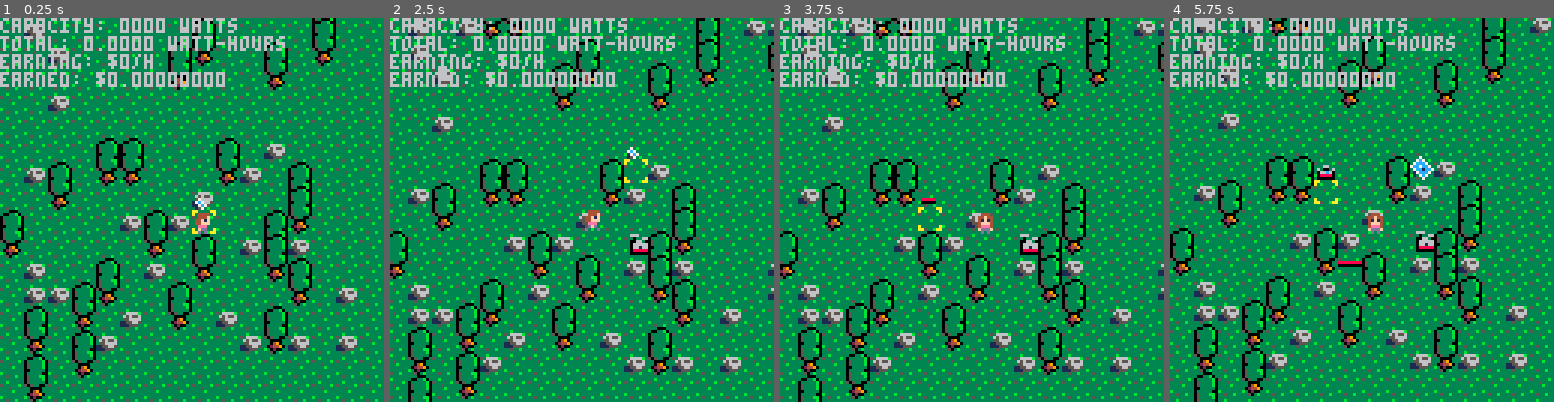
Above: before the commit, frames 1-4 (left to right).
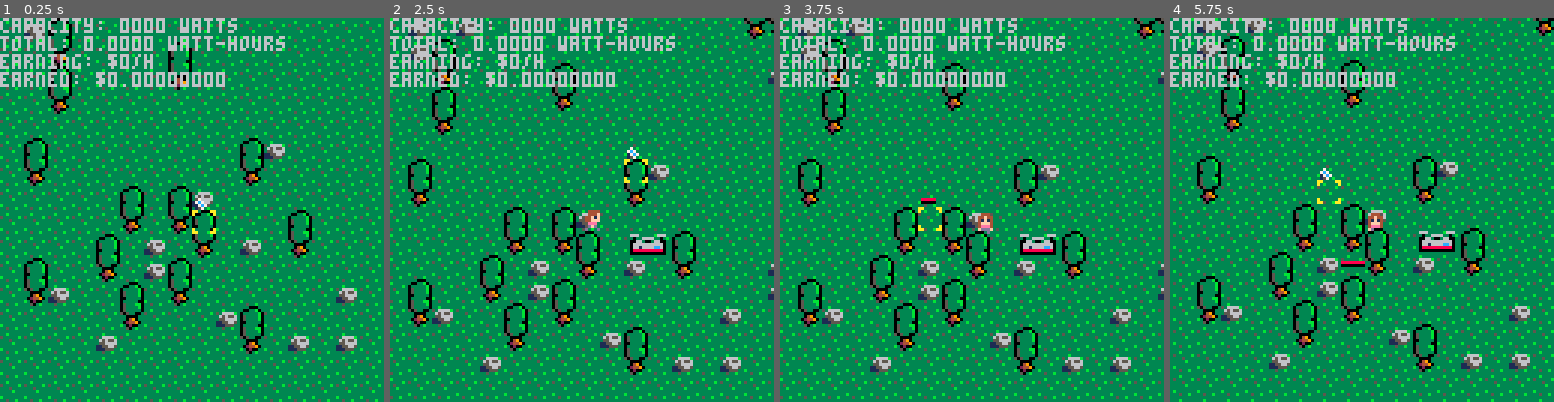
Above: after the commit, the same moments.

Repository: sargon2/pico8
Game: PICO-8 cartridge mine/solar_sally/solar_sally.p8
Two runs of this game, one before a commit and one after it. Both use one fixed random seed, a clock stepped at 60 frames per second and the inputs below.
Inputs:
- Up to frame 1 (0.25 s): no input
- Up to frame 2 (2.5 s): tap X (X key) at 0.33, 1.07, 1.85 s; tap O (Z key) at 0.7, 1.7, 2.1 s; hold Right 1.6-2.1 s; hold Up 2.15-2.42 s; hold Right from 2.47 s (still down)
- Up to frame 3 (3.75 s): tap O (Z key) every 0.4 s from 2.5 to 3.7 s; tap X (X key) at 2.97 s; release Right at 3.03 s; hold Left 3.08-3.58 s; hold Down from 3.63 s (still down)
- Up to frame 4 (5.75 s): release Down at 3.97 s; hold Right 4.02-4.68 s; tap X (X key) at 4.08, 5.2 s; tap O (Z key) every 0.4 s from 4.1 to 5.7 s; hold Up 4.73-5.03 s; hold Left 5.08-5.68 s; hold Down from 5.73 s (still down)

The runs differ from the first frame. In frame 1, 13% of the frame differs, in the area x 0-88%, y 0-100%; in frame 2, 14%; in frame 3, 14%; in frame 4, 34%, in the area x 0-100%, y 0-100%.

Commit message:
Add debug timing

Diff:
--- a/mine/solar_sally/components/Locations.lua
+++ b/mine/solar_sally/components/Locations.lua
@@ -1,5 +1,5 @@
 Locations = {
-    locations = table_with_default_table_inserted(),
+    locations = table_with_default_table_inserted(), -- locations[x][y] = ent_id
     ent_counts = table_with_default_val(0),
 }
 
--- a/mine/solar_sally/entities/Character.lua
+++ b/mine/solar_sally/entities/Character.lua
@@ -13,6 +13,10 @@
 function Character.init()
     Character.ent_id = Entities.create_entity()
     Drawable.add_aggregate_draw_fn(ZValues["Character"], Character.ent_id, Character.drawChar)
+end
+
+function Character.get_name()
+    return "Character"
 end
 
 function Character.update(elapsed)
--- a/mine/solar_sally/entities/Rocks.lua
+++ b/mine/solar_sally/entities/Rocks.lua
@@ -6,7 +6,7 @@
     Rocks.ent_id = Entities.create_entity()
     Attributes.set_attr(Rocks.ent_id, "WalkingObstruction", true)
     Drawable.add_tile_sprite(ZValues["Rocks"], Rocks.ent_id, "rock")
-    for i=1,1000 do
+    for i=1,500 do
         local x = flr(rnd(100))-50
         local y = flr(rnd(100))-50
         Locations.place_entity(Rocks.ent_id, x, y)
--- a/mine/solar_sally/entities/Trees.lua
+++ b/mine/solar_sally/entities/Trees.lua
@@ -10,7 +10,7 @@
     Drawable.add_tile_draw_fn(ZValues["TreeBottoms"], Trees.ent_id, Trees.draw_tree)
     Drawable.add_tile_draw_fn(ZValues["TreeTops"], Trees.ent_id, Trees.draw_tree_top)
 
-    for i=1,1000 do
+    for i=1,500 do
         local x = flr(rnd(100))-50
         local y = flr(rnd(100))-50
         Locations.place_entity(Trees.ent_id, x, y)
--- a/mine/solar_sally/indexes/Settings.lua
+++ b/mine/solar_sally/indexes/Settings.lua
@@ -1,3 +1,4 @@
 Settings = {
     max_panels_per_transformer = 8,
+    debug_timing = false,
 }
--- a/mine/solar_sally/solar_sally.lua
+++ b/mine/solar_sally/solar_sally.lua
@@ -30,9 +30,11 @@
 function _draw()
     cls()
 
+    if(Settings.debug_timing) printh("Drawing; start "..tostr(PerfTimer.get_and_advance()))
     for system in all(solar_sally.systems) do
         if system.draw then
             system.draw()
+            if(Settings.debug_timing) printh(system.get_name()..".draw(): "..tostr(PerfTimer.get_and_advance()))
         end
     end
 end
@@ -40,9 +42,15 @@
 function _update60()
     local elapsed = FrameTimer.calculate_elapsed()
 
+    if Settings.debug_timing then
+        PerfTimer.reset()
+        printh("")
+        printh("Updating; start "..tostr(PerfTimer.get_and_advance()))
+    end
     for system in all(solar_sally.systems) do
         if system.update then
             system.update(elapsed)
+            if(Settings.debug_timing) printh(system.get_name()..".update(): "..tostr(PerfTimer.get_and_advance()))
         end
     end
 end
--- a/mine/solar_sally/solar_sally.p8
+++ b/mine/solar_sally/solar_sally.p8
@@ -11,6 +11,7 @@
 #include components/Entities.lua
 #include components/Locations.lua
 #include components/Attributes.lua
+#include systems/PerfTimer.lua
 #include systems/FrameTimer.lua
 #include systems/Placement.lua
 #include systems/Drawable.lua
--- a/mine/solar_sally/systems/Circuits.lua
+++ b/mine/solar_sally/systems/Circuits.lua
@@ -23,6 +23,10 @@
     Circuits.mark_powered_transformers(grid_components)
 
     Circuits.mark_powered_panels(components)
+end
+
+function Circuits.get_name()
+    return "Circuits"
 end
 
 function Circuits.mark_powered_panels(components)
--- a/mine/solar_sally/systems/Drawable.lua
+++ b/mine/solar_sally/systems/Drawable.lua
@@ -9,6 +9,10 @@
         Drawable.draw_fns[i] = {}
         Drawable.aggregate_draw_fns[i] = {}
     end
+end
+
+function Drawable.get_name()
+    return "Drawable"
 end
 
 function Drawable.add_aggregate_draw_fn(z, ent_id, aggregate_draw_fn)
@@ -42,7 +46,7 @@
 end
 
 function Drawable.draw_entity(ent_id, draw_fn, char_x, char_y)
-    local locations = Locations.getVisibleLocationsOfEntity(ent_id, char_x, char_y)
+    local locations = Locations.getVisibleLocationsOfEntity(ent_id, char_x, char_y) -- TODO this is the slowest call in the game
 
     for t in locations do
         local x = t[1]
--- a/mine/solar_sally/systems/Map.lua
+++ b/mine/solar_sally/systems/Map.lua
@@ -7,6 +7,10 @@
     Drawable.add_aggregate_draw_fn(ZValues["Map"], Map.ent_id, Map.drawMap)
 end
 
+function Map.get_name()
+    return "Map"
+end
+
 function Map.drawMap()
     -- The pico8 map only contains grass, and only in the top left 17x17 square.
     -- We only need to draw the map around the player's current position, nowhere else.
--- a/mine/solar_sally/systems/PanelCalculator.lua
+++ b/mine/solar_sally/systems/PanelCalculator.lua
@@ -18,6 +18,10 @@
     PanelCalculator.total_generated = df_double({"+", "0", 0})
     PanelCalculator.earning = df_double({"+", "0", 0})
     PanelCalculator.earned = df_double({"+", "0", 0})
+end
+
+function PanelCalculator.get_name()
+    return "PanelCalculator"
 end
 
 function df_and_trim(val, digits)
--- /dev/null
+++ b/mine/solar_sally/systems/PerfTimer.lua
@@ -0,0 +1,14 @@
+PerfTimer = {
+    last_cpu = 0
+}
+
+function PerfTimer.reset()
+    PerfTimer.last_cpu = 0
+end
+
+function PerfTimer.get_and_advance()
+    local cpu = stat(1)
+    local elapsed = cpu - PerfTimer.last_cpu
+    PerfTimer.last_cpu = cpu
+    return elapsed
+end
--- a/mine/solar_sally/systems/Placement.lua
+++ b/mine/solar_sally/systems/Placement.lua
@@ -22,6 +22,10 @@
     Placement.placeable_entities = {Panels.ent_id, Wire.ent_id, Transformers.ent_left}
     Placement.place_ent_id = Placement.placeable_entities[Placement.placeable_index]
     Drawable.add_aggregate_draw_fn(ZValues["Placement"], Placement.ent_id, Placement.draw_selection)
+end
+
+function Placement.get_name()
+    return "Placement"
 end
 
 function Placement.update(elapsed)
